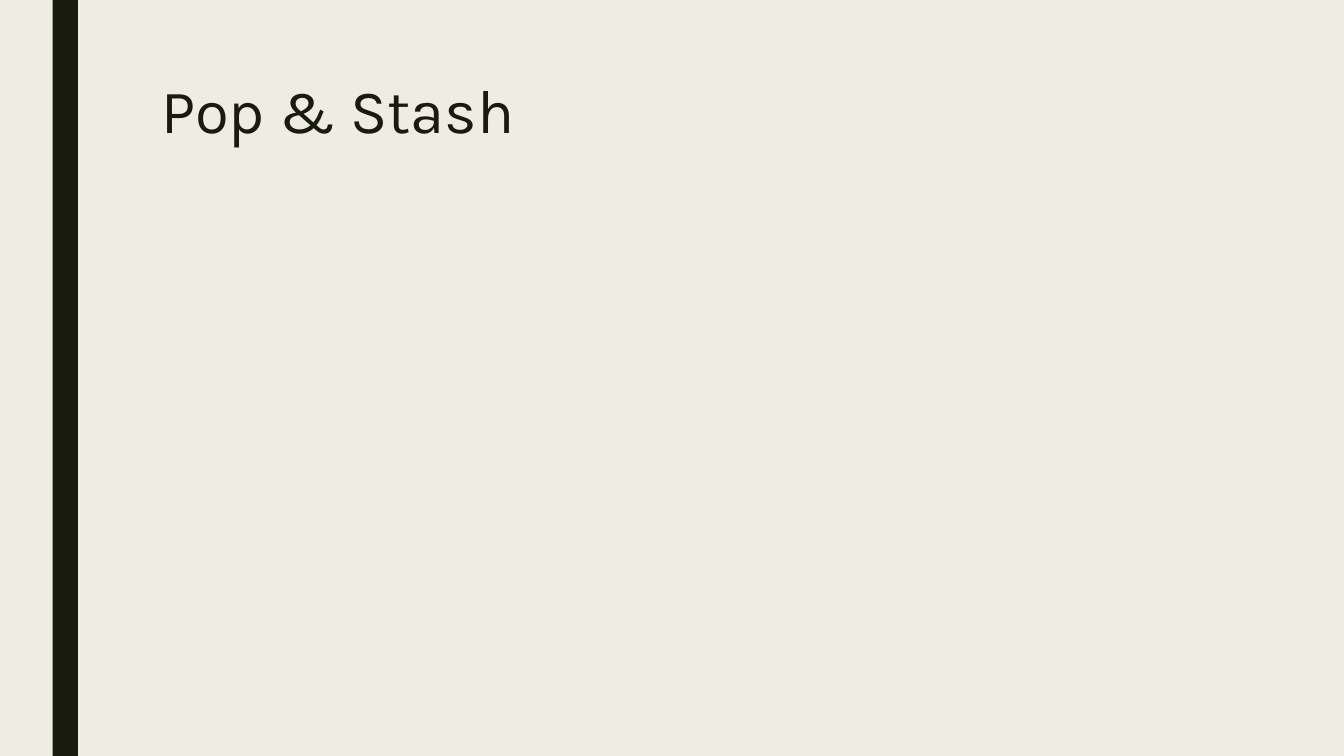
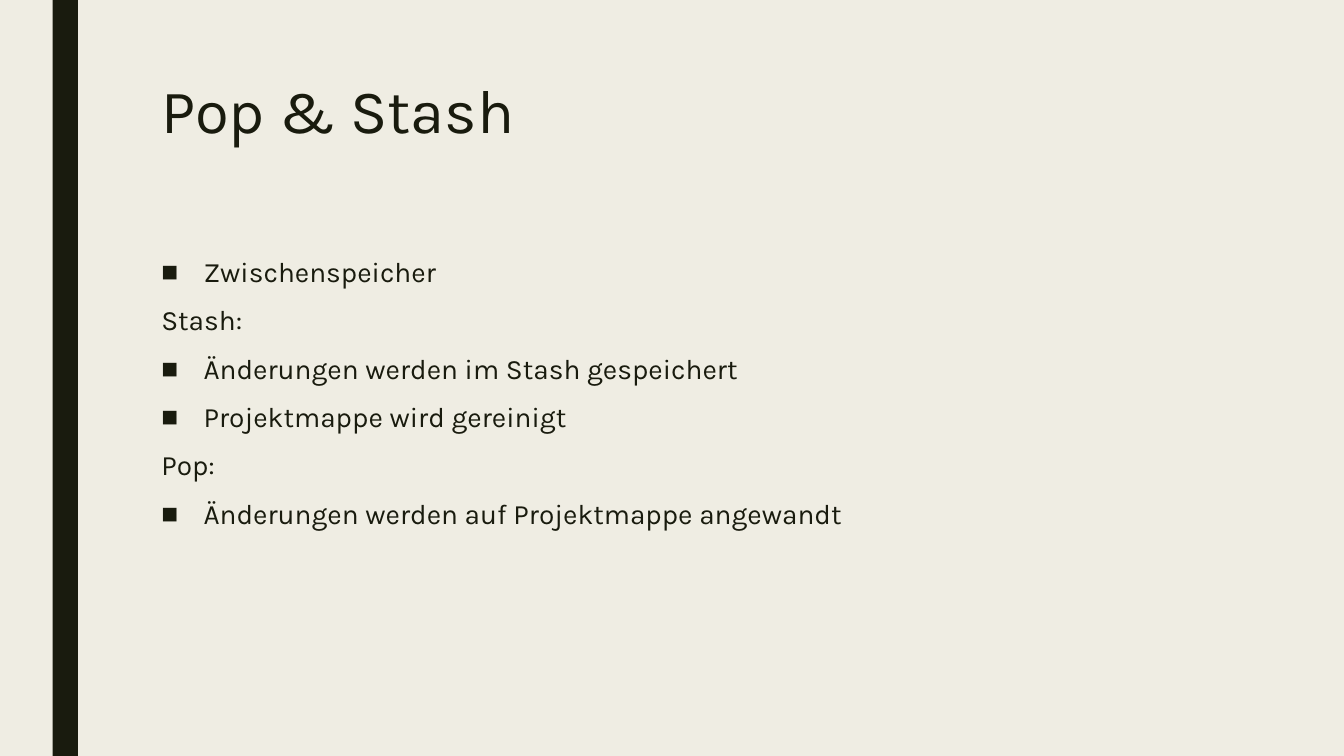
Before and after one commit to marcretzlaff/projektarbeit, a slide deck: slide 7 of GIT.pptx. Drawn at 1344x756 pixels with LibreOffice and Linux fonts; fonts in the diff are those of the drawing. Boxes give left, top, right and bottom in pixels: in the first picture for what was removed or moved away, otherwise in the second. Text is boxed around its words. In the diff, an @@ line names an element or a change of style, - is before the commit and + after.

```diff
--- a/GIT.pptx
+++ b/GIT.pptx
@@ text added at (161,262,841,531), 20 pt, text #191B0E @@
+■ Zwischenspeicher
+Stash:
+■ Änderungen werden im Stash gespeichert
+■ Projektmappe wird gereinigt
+Pop:
+■ Änderungen werden auf Projektmappe angewandt
```
Also in this commit, not shown: 5 other slides changed, 9 slides added, 8 slides removed.
